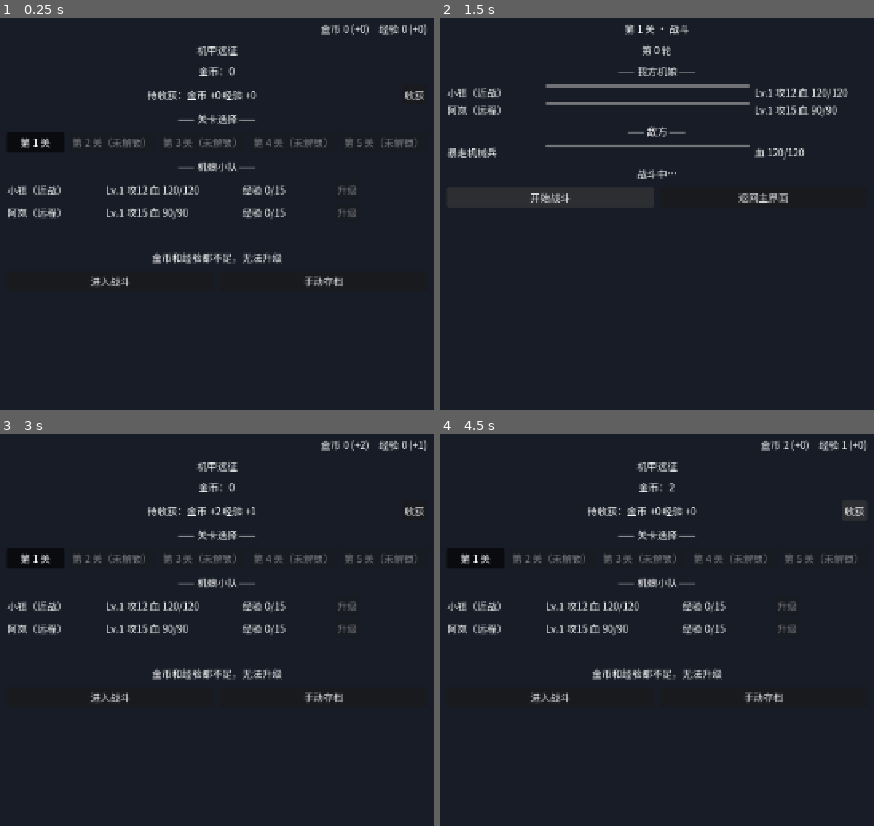
Above: before the commit, frames 1-4 (two rows, left to right).
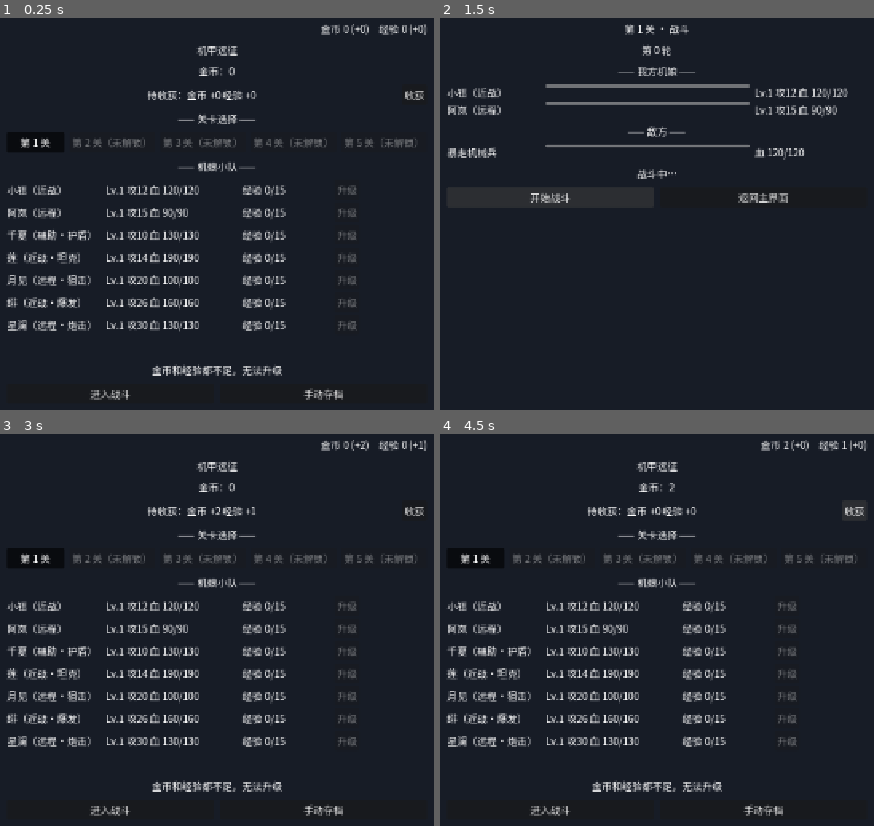
Above: after the commit, the same moments.

Repository: yingqianwang187-wq/jijiayuanzheng
Game: Godot game, scene res://scenes/Main.tscn
The game is run twice, just before and just after one commit, with the same random seed, the same clock (stepped at 60 frames per second) and the same inputs.
Inputs:
- Up to frame 1 (0.25 s): no input
- Up to frame 2 (1.5 s): click "进入战斗" at 0.5 s; click "开始战斗" at 1.25 s
- Up to frame 3 (3 s): click "开始战斗" at 2 s; click "返回主界面" at 2.75 s
- Up to frame 4 (4.5 s): click "手动存档" at 3.5 s; click "收获" at 4.25 s

The runs differ from the first frame. In frame 1, 5.2% of the frame differs, in the area x 1-83%, y 54-98%; in frame 2, nothing differs; in frame 3, 5.2%; in frame 4, 5.2%.

Commit message:
契约 v0.7 补录：存档形状列全 v0.7 字段；记录 B 复核结论（4 决策通过）

Diff:
--- a/scripts/data.gd
+++ b/scripts/data.gd
@@ -114,18 +114,147 @@
 			"spd_amount": UPGRADE_GROWTH_SPD_AMOUNT,
 		},
 	},
+	&"qianxia": {
+		"name": "千夏",
+		"rarity": Rarity.SR,
+		"role": "辅助·护盾",
+		"base_atk": 10,
+		"base_hp": 130,
+		"base_def": 12,
+		"base_spd": 7,
+		"upgrade_cost": { "base": UPGRADE_COST_BASE, "growth": UPGRADE_COST_GROWTH },
+		"growth": {
+			"atk": UPGRADE_GROWTH_ATK,
+			"hp": UPGRADE_GROWTH_HP,
+			"def": UPGRADE_GROWTH_DEF,
+			"spd_every": UPGRADE_GROWTH_SPD_EVERY,
+			"spd_amount": UPGRADE_GROWTH_SPD_AMOUNT,
+		},
+	},
+	&"lian": {
+		"name": "莲",
+		"rarity": Rarity.SR,
+		"role": "近战·坦克",
+		"base_atk": 14,
+		"base_hp": 190,
+		"base_def": 15,
+		"base_spd": 6,
+		"upgrade_cost": { "base": UPGRADE_COST_BASE, "growth": UPGRADE_COST_GROWTH },
+		"growth": {
+			"atk": UPGRADE_GROWTH_ATK,
+			"hp": UPGRADE_GROWTH_HP,
+			"def": UPGRADE_GROWTH_DEF,
+			"spd_every": UPGRADE_GROWTH_SPD_EVERY,
+			"spd_amount": UPGRADE_GROWTH_SPD_AMOUNT,
+		},
+	},
+	&"yuejian": {
+		"name": "月见",
+		"rarity": Rarity.SR,
+		"role": "远程·狙击",
+		"base_atk": 20,
+		"base_hp": 100,
+		"base_def": 6,
+		"base_spd": 12,
+		"upgrade_cost": { "base": UPGRADE_COST_BASE, "growth": UPGRADE_COST_GROWTH },
+		"growth": {
+			"atk": UPGRADE_GROWTH_ATK,
+			"hp": UPGRADE_GROWTH_HP,
+			"def": UPGRADE_GROWTH_DEF,
+			"spd_every": UPGRADE_GROWTH_SPD_EVERY,
+			"spd_amount": UPGRADE_GROWTH_SPD_AMOUNT,
+		},
+	},
+	&"fei": {
+		"name": "绯",
+		"rarity": Rarity.SSR,
+		"role": "近战·爆发",
+		"base_atk": 26,
+		"base_hp": 160,
+		"base_def": 10,
+		"base_spd": 13,
+		"upgrade_cost": { "base": UPGRADE_COST_BASE, "growth": UPGRADE_COST_GROWTH },
+		"growth": {
+			"atk": UPGRADE_GROWTH_ATK,
+			"hp": UPGRADE_GROWTH_HP,
+			"def": UPGRADE_GROWTH_DEF,
+			"spd_every": UPGRADE_GROWTH_SPD_EVERY,
+			"spd_amount": UPGRADE_GROWTH_SPD_AMOUNT,
+		},
+	},
+	&"xinglan": {
+		"name": "星澜",
+		"rarity": Rarity.SSR,
+		"role": "远程·炮击",
+		"base_atk": 30,
+		"base_hp": 130,
+		"base_def": 8,
+		"base_spd": 11,
+		"upgrade_cost": { "base": UPGRADE_COST_BASE, "growth": UPGRADE_COST_GROWTH },
+		"growth": {
+			"atk": UPGRADE_GROWTH_ATK,
+			"hp": UPGRADE_GROWTH_HP,
+			"def": UPGRADE_GROWTH_DEF,
+			"spd_every": UPGRADE_GROWTH_SPD_EVERY,
+			"spd_amount": UPGRADE_GROWTH_SPD_AMOUNT,
+		},
+	},
+}
+
+## 开局已拥有的机娘（设计文档 §9 阶段 0：2 位；契约 §3.8 v0.7：上阵 = 拥有的机娘）
+const START_MECHS := [&"xiao_yu", &"a_lan"]
+
+# ------------------------------------------------------------------
+# 抽卡 / 召唤系统（契约 §3.8、设计文档 §4，阶段 1；数值全部放 Data）
+# ------------------------------------------------------------------
+
+## 抽卡价格（设计文档 §4.3）：单抽 / 十连；新手池半价（共 5 次，见 SUMMON_NOVICE_POOL_LEFT）
+const SUMMON_COST_SINGLE := 300
+const SUMMON_COST_TEN := 2800
+const SUMMON_NOVICE_DISCOUNT := 0.5        # 新手池半价系数
+
+## 出货概率（设计文档 §4.4）：SSR 3% / SR 17% / R 80%
+const SUMMON_RATE_SSR := 0.03
+const SUMMON_RATE_SR := 0.17
+const SUMMON_RATE_R := 0.80
+
+## 保底（设计文档 §4.5）：每 80 抽内必出 ≥1 个 SSR（跨十连累计，出 SSR 后重置）；
+## 十连必出 ≥1 个 SR（无则补一张 SR）；新手池首十连保底出星澜（见 SUMMON_POOLS）
+const SUMMON_PITY_SSR_LIMIT := 80
+
+## 新手福利（设计文档 §4.7）：开局免费十连 ×1；新手池半价共 5 次
+const SUMMON_NOVICE_FREE_TEN := 1          # 免费十连次数（MVP 仅 1 次）
+const SUMMON_NOVICE_POOL_LEFT := 5         # 新手池半价剩余次数（初始）
+
+## 重复机娘 → 碎片换算（设计文档 §4.6 / §8.4：R=10 / SR=20 / SSR=50）
+const FRAGMENT_CONVERT := { Rarity.R: 10, Rarity.SR: 20, Rarity.SSR: 50 }
+
+## 卡池表（设计文档 §4.2，v0.4 定稿）
+##   standard 常驻池 = 全部 7 位（2R + 3SR + 2SSR）
+##   novice   新手池 = 星澜(SSR 首十连保底位) + 千夏/莲(SR) + 小钰/阿岚(R)；半价 ×5
+##   first_ten_pity：新手池首次十连保底必出的机娘 id（首十连保底位，保底位除外按稀有度占比）
+const SUMMON_POOLS := {
+	&"standard": {
+		"name": "常驻池",
+		"members": [&"xiao_yu", &"a_lan", &"qianxia", &"lian", &"yuejian", &"fei", &"xinglan"],
+	},
+	&"novice": {
+		"name": "新手池",
+		"members": [&"xinglan", &"qianxia", &"lian", &"xiao_yu", &"a_lan"],
+		"first_ten_pity": &"xinglan",
+	},
 }
 
 # ------------------------------------------------------------------
 # 关卡数值表（设计文档 §8.4）
 #   字段：enemies 敌人列表（MVP 每关 1 波 = 1 个敌人，用数组以便后续扩展多敌，
 #         v0.2 起数据结构按"敌方每波最多 5 名"预留）/
-#         first_clear_reward 首通奖励金币（§8.4 首通奖励表"金币"列；
-#         钻石为阶段 1 内容，MVP 不做）/
+#         first_clear_reward 首通奖励金币（§8.4 首通奖励表"金币"列）/
+#         first_clear_reward_diamond 首通奖励钻石（§8.4 首通奖励表"钻石"列；阶段 1 起发放）/
 #         victory_reward_exp 战斗胜利经验 = 10 + 关卡 × 3（§8.4 v0.2；
 #         非首通重复胜利也给经验，失败无经验）
 #   说明：
-#     - 非首通通关无金币奖励（设计文档 §3.2：金币来源 = 挂机收获 + 关卡首通）。
+#     - 非首通通关无金币/钻石奖励（设计文档 §3.2：金币来源 = 挂机收获 + 关卡首通）。
 #     - 敌人 def / spd：设计文档 §8.4 敌人表只给出攻击 / 血量，故防御取 0（无减伤）、
 #       速度取 0（敌方后手，契合契约 §1.3"我方全体攻击一次 → 敌方全体攻击一次"的出手顺序）。
 #     - 敌人 name 为 B 补充的占位名（非数值），C 可用图形/头像替代显示。
@@ -137,6 +266,7 @@
 			{ "id": &"enemy_1", "name": "暴走机械兵", "atk": 14, "hp": 120, "def": 0, "spd": 0 },
 		],
 		"first_clear_reward": 100,
+		"first_clear_reward_diamond": 30,
 		"victory_reward_exp": 13,
 	},
 	2: {
@@ -144,6 +274,7 @@
 			{ "id": &"enemy_2", "name": "暴走机械兵", "atk": 17, "hp": 146, "def": 0, "spd": 0 },
 		],
 		"first_clear_reward": 150,
+		"first_clear_reward_diamond": 40,
 		"victory_reward_exp": 16,
 	},
 	3: {
@@ -151,6 +282,7 @@
 			{ "id": &"enemy_3", "name": "暴走机械兵", "atk": 21, "hp": 179, "def": 0, "spd": 0 },
 		],
 		"first_clear_reward": 220,
+		"first_clear_reward_diamond": 50,
 		"victory_reward_exp": 19,
 	},
 	4: {
@@ -158,6 +290,7 @@
 			{ "id": &"enemy_4", "name": "暴走机械兵", "atk": 25, "hp": 218, "def": 0, "spd": 0 },
 		],
 		"first_clear_reward": 320,
+		"first_clear_reward_diamond": 60,
 		"victory_reward_exp": 22,
 	},
 	5: {
@@ -165,6 +298,7 @@
 			{ "id": &"enemy_5", "name": "暴走机械兵", "atk": 31, "hp": 266, "def": 0, "spd": 0 },
 		],
 		"first_clear_reward": 480,
+		"first_clear_reward_diamond": 80,
 		"victory_reward_exp": 25,
 	},
 }
--- a/scripts/game.gd
+++ b/scripts/game.gd
@@ -32,6 +32,16 @@
 ## 战斗经验进个人条；升级时个人条不足自动从余额补
 var exp_balance: int = 0
 
+## 阶段 1 抽卡状态（契约 §3.8，v0.7）
+var diamond: int = 0                              # 钻石（首通奖励 / 抽卡消耗）
+var summon_ticket: int = 0                        # 召唤券（等价钻石；阶段 2 启用来源，先存字段）
+var fragments: Dictionary = {}                    # { StringName id: int } 机娘碎片计数（重复机娘转化）
+var owned_mechs: Dictionary = {}                  # { StringName id: true } 已拥有机娘
+var pity: int = 0                                 # SSR 保底计数（全局，每 80 抽必出 SSR，出 SSR 重置）
+var novice_free_pull: bool = true                 # 开局免费十连是否可用（首次十连免钻石）
+var novice_pool_left: int = 5                     # 新手池半价剩余次数（初始 = Data.SUMMON_NOVICE_POOL_LEFT = 5）
+var novice_first_ten_done: bool = false           # 新手池首十连保底（必出星澜）是否已触发
+
 ## 当前战斗状态（非战斗时 active = false）
 var battle: Dictionary = {
 	"level": 1,
@@ -63,15 +73,38 @@
 	gold = maxi(int(data.get("gold", 0)), 0)
 	exp_balance = maxi(int(data.get("exp_balance", 0)), 0)
 	unlocked_level = clampi(int(data.get("unlocked_level", 1)), 1, Data.MAX_LEVEL)
+	# 阶段 1 抽卡状态恢复（契约 §3.8，v0.7）
+	diamond = maxi(int(data.get("diamond", 0)), 0)
+	summon_ticket = maxi(int(data.get("summon_ticket", 0)), 0)
+	pity = clampi(int(data.get("pity", 0)), 0, Data.SUMMON_PITY_SSR_LIMIT)
+	novice_free_pull = bool(data.get("novice_free_pull", true))
+	novice_pool_left = maxi(int(data.get("novice_pool_left", Data.SUMMON_NOVICE_POOL_LEFT)), 0)
+	novice_first_ten_done = bool(data.get("novice_first_ten_done", false))
+	fragments.clear()
+	var fragments_data: Dictionary = data.get("fragments", {})
+	for key in fragments_data:
+		var frag_id := StringName(str(key))
+		if Data.MECH_GIRLS.has(frag_id):
+			fragments[frag_id] = maxi(int(fragments_data[key]), 0)
+	# 拥有恢复：默认开局 2 位（Data.START_MECHS）+ 存档拥有；只认 Data 中存在的机娘
+	owned_mechs.clear()
+	for mech_id in Data.START_MECHS:
+		owned_mechs[mech_id] = true
+	var owned_data: Dictionary = data.get("owned_mechs", {})
+	for key in owned_data:
+		var mid := StringName(str(key))
+		if Data.MECH_GIRLS.has(mid):
+			owned_mechs[mid] = true
+	# 成长状态只建"已拥有"机娘（未拥有无等级/经验；抽到新机娘时再初始化）
 	mech_levels.clear()
 	mech_exp.clear()
-	for mech_id in Data.MECH_GIRLS:
+	for mech_id in _owned_mech_ids():
 		mech_levels[mech_id] = 1
 		mech_exp[mech_id] = 0
 	var mechs: Dictionary = data.get("mechs", {})
 	for key in mechs:
 		var mech_id := StringName(str(key))
-		if Data.MECH_GIRLS.has(mech_id):
+		if Data.MECH_GIRLS.has(mech_id) and owned_mechs.has(mech_id):
 			var entry: Dictionary = mechs[key]
 			mech_levels[mech_id] = maxi(int(entry.get("level", 1)), 1)
 			mech_exp[mech_id] = maxi(int(entry.get("exp", 0)), 0)
@@ -103,17 +136,19 @@
 	battle_timer.timeout.connect(_on_battle_tick)
 	add_child(battle_timer)
 
-## 发初始状态信号（gold_changed / mech_girl_updated / mech_exp_updated /
-## exp_balance_updated / level_progress_changed / idle_rewards_updated）
+## 发初始状态信号（gold_changed / diamond_changed / mech_girl_updated / mech_exp_updated /
+## exp_balance_updated / level_progress_changed / idle_rewards_updated / owned_mechs_updated）
 func _emit_initial_state() -> void:
 	Contract.gold_changed.emit(gold)
-	for mech_id in Data.MECH_GIRLS:
+	Contract.diamond_changed.emit(diamond)
+	for mech_id in _owned_mech_ids():
 		var s := _mech_stats(mech_id)
 		Contract.mech_girl_updated.emit(mech_id, s.hp, s.atk, s.level)
 		Contract.mech_exp_updated.emit(mech_id, int(mech_exp.get(mech_id, 0)), _upgrade_exp_cost(mech_id, int(mech_levels.get(mech_id, 1))))
 	Contract.exp_balance_updated.emit(exp_balance)
 	Contract.level_progress_changed.emit(unlocked_level)
 	Contract.idle_rewards_updated.emit(roundi(idle_pending), roundi(idle_pending_exp))
+	Contract.owned_mechs_updated.emit(_owned_mech_ids())
 
 ## 由 Data 基础值 + 当前等级计算机娘完整属性（hp 为满血）
 func _mech_stats(mech_id: StringName) -> Dictionary:
@@ -146,7 +181,7 @@
 ## 金币不足同样失败。
 ## ---------------------------------------------------------------
 func upgrade(mech_id: StringName) -> void:
-	if not Data.MECH_GIRLS.has(mech_id):
+	if not Data.MECH_GIRLS.has(mech_id) or not owned_mechs.has(mech_id):
 		return
 	var current_level: int = int(mech_levels.get(mech_id, 1))
 	var current_exp: int = int(mech_exp.get(mech_id, 0))
@@ -191,7 +226,12 @@
 		"mechs": [],
 		"enemies": [],
 	}
+	# 上阵 = 已拥有机娘的前 ≤5 位（按 Data.MECH_GIRLS 声明顺序；契约 §1.2 / §3.8 v0.7）
 	for mech_id in Data.MECH_GIRLS:
+		if not owned_mechs.has(mech_id):
+			continue
+		if battle.mechs.size() >= 5:
+			break
 		var s := _mech_stats(mech_id)
 		battle.mechs.append({ "id": mech_id, "hp": s.hp, "atk": s.atk, "def": s.def, "spd": s.spd, "level": s.level })
 	for e in Data.LEVELS[level].enemies:
@@ -285,6 +325,10 @@
 		if reward > 0:
 			gold += reward
 			Contract.gold_changed.emit(gold)
+		var diamond_reward: int = int(Data.LEVELS[level].first_clear_reward_diamond)
+		if diamond_reward > 0:
+			diamond += diamond_reward
+			Contract.diamond_changed.emit(diamond)
 		var next_level: int = level + 1
 		if next_level <= Data.MAX_LEVEL and next_level > unlocked_level:
 			unlocked_level = next_level
@@ -375,15 +419,172 @@
 func _idle_gold_rate() -> float:
 	return float(Data.IDLE_GOLD_BASE) * pow(float(Data.IDLE_GOLD_GROWTH), float(cleared_levels.size()))
 
+## 已拥有机娘 id 列表（按 Data.MECH_GIRLS 声明顺序；契约 §3.8 v0.7）
+func _owned_mech_ids() -> Array:
+	var ids: Array = []
+	for mech_id in Data.MECH_GIRLS:
+		if owned_mechs.has(mech_id):
+			ids.append(mech_id)
+	return ids
+
+## ---------------------------------------------------------------
+## 抽卡（契约 §3.6 / §3.8 入口，v0.7）
+## 签名：summon(pool: StringName, times: int)
+## 流程：校验 → 计费（免费十连 / 新手池半价 / 全价；钻石不足失败）→ 按概率抽
+##       → 保底处理（80 抽 SSR / 十连 SR / 新手池首十连星澜）→ 新机娘入拥有、
+##       重复转碎片 → 发 diamond_changed / fragments_updated / owned_mechs_updated /
+##       gacha_result → 自动存档
+## ---------------------------------------------------------------
+func summon(pool: StringName, times: int) -> void:
+	if not Data.SUMMON_POOLS.has(pool):
+		return
+	if times != 1 and times != 10:
+		return
+	var cost: int = _summon_cost(pool, times)
+	if cost > 0 and diamond < cost:
+		return  # 钻石不足：失败不发信号
+	# 计费状态消耗：免费十连优先（不耗新手池半价次数），否则新手池半价扣次数
+	if times == 10 and novice_free_pull:
+		novice_free_pull = false
+	elif pool == &"novice" and novice_pool_left > 0:
+		novice_pool_left -= 1
+	if cost > 0:
+		diamond -= cost
+		Contract.diamond_changed.emit(diamond)
+	var pool_cfg: Dictionary = Data.SUMMON_POOLS[pool]
+	# 新手池首十连保底：本次十连第 10 张必出保底位（星澜）
+	var first_ten_pity: bool = (pool == &"novice" and times == 10 and not novice_first_ten_done)
+	if first_ten_pity:
+		novice_first_ten_done = true
+	# 1. 生成原始结果 id 列表（含 SSR 80 保底 / 首十连保底）
+	var raw_ids: Array = []
+	for i in times:
+		raw_ids.append(_roll_with_pity(pool_cfg, first_ten_pity and i == times - 1))
+	# 2. 十连 SR 保底：十连内无 SR+ 则最后一张补为 SR（设计文档 §4.5）
+	if times == 10 and not _ids_contain_sr_plus(raw_ids):
+		raw_ids[times - 1] = _random_member_of_rarity(pool_cfg, Data.Rarity.SR)
+	# 3. 应用结果：新机娘入拥有（初始化成长）、重复转碎片
+	var entries: Array = []
+	var got_new := false
+	for mech_id in raw_ids:
+		var entry := _apply_summon_result(StringName(mech_id))
+		entries.append(entry)
+		if bool(entry.is_new):
+			got_new = true
+	# 4. 结果信号 + 自动存档
+	if got_new:
+		Contract.owned_mechs_updated.emit(_owned_mech_ids())
+	Contract.gacha_result.emit(entries)
+	Save.save_game()
+
+## 单抽内部：SSR 80 保底累计 + 按概率抽一个机娘（契约 §3.8）
+func _roll_with_pity(pool_cfg: Dictionary, force_first_ten: bool) -> StringName:
+	if force_first_ten:
+		# 首十连保底位必出（保底位为 SSR，出 SSR 重置保底计数）
+		pity = 0
+		return StringName(pool_cfg.first_ten_pity)
+	pity += 1
+	var mech_id: StringName = _roll_summon(pool_cfg)
+	var cfg: Dictionary = Data.MECH_GIRLS[mech_id]
+	if int(cfg.rarity) == Data.Rarity.SSR:
+		pity = 0
+	elif pity >= Data.SUMMON_PITY_SSR_LIMIT:
+		# 每 80 抽必出 ≥1 SSR：强制补一张 SSR 并重置
+		mech_id = _random_member_of_rarity(pool_cfg, Data.Rarity.SSR)
+		pity = 0
+	return mech_id
+
+## 按稀有度占比（SSR 3% / SR 17% / R 80%）随机抽一个池内成员
+func _roll_summon(pool_cfg: Dictionary) -> StringName:
+	var roll: float = randf()
+	if roll < Data.SUMMON_RATE_SSR:
+		return _random_member_of_rarity(pool_cfg, Data.Rarity.SSR)
+	elif roll < Data.SUMMON_RATE_SSR + Data.SUMMON_RATE_SR:
+		return _random_member_of_rarity(pool_cfg, Data.Rarity.SR)
+	return _random_member_of_rarity(pool_cfg, Data.Rarity.R)
+
+## 池内某稀有度随机成员；池内无该稀有度（如新手池 SSR 仅保底位）时退回全池随机
+func _random_member_of_rarity(pool_cfg: Dictionary, rarity: int) -> StringName:
+	var candidates: Array = []
+	for mech_id in pool_cfg.members:
+		if int(Data.MECH_GIRLS[mech_id].rarity) == rarity:
+			candidates.append(mech_id)
+	if candidates.is_empty():
+		candidates.assign(pool_cfg.members)
+	return StringName(candidates[randi() % candidates.size()])
+
+## 十连 SR 保底判定：结果中是否有 SR 及以上
+func _ids_contain_sr_plus(ids: Array) -> bool:
+	for mech_id in ids:
+		if int(Data.MECH_GIRLS[mech_id].rarity) >= Data.Rarity.SR:
+			return true
+	return false
+
+## 应用单抽结果：新机娘入拥有（初始化 Lv1 / 经验 0）；重复转碎片（R10/SR20/SSR50）
+## 返回 gacha_result 单项：{ id, rarity, is_new, fragments }
+func _apply_summon_result(mech_id: StringName) -> Dictionary:
+	var cfg: Dictionary = Data.MECH_GIRLS[mech_id]
+	var entry := { "id": mech_id, "rarity": int(cfg.rarity), "is_new": false, "fragments": 0 }
+	if owned_mechs.has(mech_id):
+		# 重复机娘 → 碎片（契约 §3.8 / 设计文档 §4.6）
+		var convert: int = int(Data.FRAGMENT_CONVERT[int(cfg.rarity)])
+		fragments[mech_id] = int(fragments.get(mech_id, 0)) + convert
+		entry["fragments"] = convert
+		Contract.fragments_updated.emit(mech_id, int(fragments[mech_id]))
+	else:
+		owned_mechs[mech_id] = true
+		mech_levels[mech_id] = 1
+		mech_exp[mech_id] = 0
+		entry["is_new"] = true
+	return entry
+
+## ---------------------------------------------------------------
+## 只读：该池该次数所需钻石（契约 §3.6 入口，v0.7；含免费十连 / 新手池半价）
+## 签名：summon_cost(pool: StringName, times: int) -> int
+## ---------------------------------------------------------------
+func summon_cost(pool: StringName, times: int) -> int:
+	return _summon_cost(pool, times)
+
+## 内部计费：与 summon() 完全同源；免费十连 → 0；新手池有半价次数 → 半价
+func _summon_cost(pool: StringName, times: int) -> int:
+	if not Data.SUMMON_POOLS.has(pool):
+		return 0
+	if times != 1 and times != 10:
+		return 0
+	if times == 10 and novice_free_pull:
+		return 0
+	var base: int = Data.SUMMON_COST_SINGLE if times == 1 else Data.SUMMON_COST_TEN
+	if pool == &"novice" and novice_pool_left > 0:
+		return roundi(float(base) * Data.SUMMON_NOVICE_DISCOUNT)
+	return base
+
+## ---------------------------------------------------------------
+## 只读：保底信息（契约 §3.6 入口，v0.7）
+## 签名：summon_pity_info(pool: StringName) -> Dictionary（返回 {progress, remain}）
+## 说明：SSR 保底计数为全局（跨池累计，出 SSR 重置），pool 参数暂不影响结果
+## ---------------------------------------------------------------
+func summon_pity_info(pool: StringName) -> Dictionary:
+	var remain: int = maxi(Data.SUMMON_PITY_SSR_LIMIT - pity, 0)
+	return { "progress": pity, "remain": remain }
+
+## ---------------------------------------------------------------
+## 只读：已拥有机娘 id 列表（契约 §3.6 入口，v0.7）
+## 签名：get_owned_mechs() -> Array
+## ---------------------------------------------------------------
+func get_owned_mechs() -> Array:
+	return _owned_mech_ids()
+
 ## ---------------------------------------------------------------
 ## 只读快照（供 Save.save_game 写档；只读不改任何数值）
 ## 签名：get_save_snapshot() -> Dictionary
 ## 返回：{ gold, exp_balance, mechs{level, exp}, unlocked_level, first_cleared,
-##         idle_pending, idle_pending_exp, idle_last_time }（契约 §3.2，v0.6 存档形状）
+##         idle_pending, idle_pending_exp, idle_last_time, diamond, summon_ticket,
+##         fragments, owned_mechs, pity, novice_free_pull, novice_pool_left,
+##         novice_first_ten_done }（契约 §3.2，v0.7 存档形状）
 ## ---------------------------------------------------------------
 func get_save_snapshot() -> Dictionary:
 	var mechs := {}
-	for mech_id in Data.MECH_GIRLS:
+	for mech_id in _owned_mech_ids():
 		mechs[mech_id] = {
 			"level": int(mech_levels.get(mech_id, 1)),
 			"exp": int(mech_exp.get(mech_id, 0)),
@@ -401,4 +602,12 @@
 		"idle_pending": roundi(idle_pending),
 		"idle_pending_exp": roundi(idle_pending_exp),
 		"idle_last_time": int(idle_last_time),
+		"diamond": diamond,
+		"summon_ticket": summon_ticket,
+		"fragments": fragments,
+		"owned_mechs": owned_mechs,
+		"pity": pity,
+		"novice_free_pull": novice_free_pull,
+		"novice_pool_left": novice_pool_left,
+		"novice_first_ten_done": novice_first_ten_done,
 	}
--- a/scripts/save.gd
+++ b/scripts/save.gd
@@ -20,7 +20,9 @@
 ## 写档：把当前状态（来自 Game 快照）写入 user://save.json
 ## 签名：save_game()（契约 §3.2 / §3.6，无参数；UI / Game 均可调用）
 ## 存档形状：{ gold, exp_balance, idle_pending, idle_pending_exp, idle_last_time,
-##            unlocked_level, first_cleared, mechs{level, exp} }（契约 §3.2，v0.6）
+##            unlocked_level, first_cleared, mechs{level, exp}, diamond, summon_ticket,
+##            fragments{id:int}, owned_mechs{id:true}, pity, novice_free_pull,
+##            novice_pool_left, novice_first_ten_done }（契约 §3.2，v0.7）
 func save_game() -> void:
 	var snapshot: Dictionary = Game.get_save_snapshot()
 	var save_dict := {
@@ -33,6 +35,14 @@
 		"idle_pending": maxi(int(snapshot.get("idle_pending", 0)), 0),
 		"idle_pending_exp": maxi(int(snapshot.get("idle_pending_exp", 0)), 0),
 		"idle_last_time": int(snapshot.get("idle_last_time", 0)),
+		"diamond": maxi(int(snapshot.get("diamond", 0)), 0),
+		"summon_ticket": maxi(int(snapshot.get("summon_ticket", 0)), 0),
+		"fragments": {},
+		"owned_mechs": {},
+		"pity": clampi(int(snapshot.get("pity", 0)), 0, Data.SUMMON_PITY_SSR_LIMIT),
+		"novice_free_pull": bool(snapshot.get("novice_free_pull", true)),
+		"novice_pool_left": maxi(int(snapshot.get("novice_pool_left", 0)), 0),
+		"novice_first_ten_done": bool(snapshot.get("novice_first_ten_done", false)),
 	}
 	var mechs: Dictionary = snapshot.get("mechs", {})
 	for key in mechs:
@@ -46,6 +56,16 @@
 	if first_cleared is Array:
 		for l in first_cleared:
 			save_dict["first_cleared"].append(int(l))
+	var fragments: Dictionary = snapshot.get("fragments", {})
+	for key in fragments:
+		var mech_id := StringName(str(key))
+		if Data.MECH_GIRLS.has(mech_id):
+			save_dict["fragments"][str(key)] = maxi(int(fragments[key]), 0)
+	var owned_mechs: Dictionary = snapshot.get("owned_mechs", {})
+	for key in owned_mechs:
+		var mech_id := StringName(str(key))
+		if Data.MECH_GIRLS.has(mech_id):
+			save_dict["owned_mechs"][str(key)] = true
 	var file := FileAccess.open(SAVE_PATH, FileAccess.WRITE)
 	if file == null:
 		push_warning("Save.save_game: 无法打开存档文件写入：" + SAVE_PATH)
@@ -53,11 +73,10 @@
 	file.store_string(JSON.stringify(save_dict))
 	file.close()
 
-## 读档：返回 { gold, exp_balance, mechs, unlocked_level, first_cleared,
-##            idle_pending, idle_pending_exp, idle_last_time }（契约 §3.2，v0.6 存档形状）
+## 读档：返回契约 §3.2 v0.7 存档形状各字段（详见 save_game 注释）
 ## 失败（文件缺失 / 损坏 / 版本不符 / 字段非法）一律返回默认值并继续运行，不报错崩溃。
-## 钳制：exp ≥ 0、exp_balance ≥ 0、idle_pending ≥ 0、idle_pending_exp ≥ 0、
-##       idle_last_time 非法（非正数/非数字）取当前时间。
+## 钳制：exp/exp_balance/idle_pending/idle_pending_exp/diamond/summon_ticket/fragments ≥ 0、
+##       pity 0..SUMMON_PITY_SSR_LIMIT、idle_last_time 非法（非正数/非数字）取当前时间。
 ## 签名：load_game() -> Dictionary
 func load_game() -> Dictionary:
 	if not FileAccess.file_exists(SAVE_PATH):
@@ -77,7 +96,11 @@
 	if (not parsed_dict.has("gold") or not parsed_dict.has("exp_balance") or not parsed_dict.has("mechs")
 			or not parsed_dict.has("unlocked_level") or not parsed_dict.has("first_cleared")
 			or not parsed_dict.has("idle_pending") or not parsed_dict.has("idle_pending_exp")
-			or not parsed_dict.has("idle_last_time")):
+			or not parsed_dict.has("idle_last_time") or not parsed_dict.has("diamond")
+			or not parsed_dict.has("summon_ticket") or not parsed_dict.has("fragments")
+			or not parsed_dict.has("owned_mechs") or not parsed_dict.has("pity")
+			or not parsed_dict.has("novice_free_pull") or not parsed_dict.has("novice_pool_left")
+			or not parsed_dict.has("novice_first_ten_done")):
 		return _default_data()
 	var result := _default_data()
 	result["gold"] = int(parsed_dict["gold"])
@@ -108,14 +131,37 @@
 	var idle_last_time: Variant = parsed_dict["idle_last_time"]
 	if (idle_last_time is float or idle_last_time is int) and int(idle_last_time) > 0:
 		result["idle_last_time"] = int(idle_last_time)
+	# 阶段 1 抽卡相关（v0.7）
+	result["diamond"] = maxi(int(parsed_dict["diamond"]), 0)
+	result["summon_ticket"] = maxi(int(parsed_dict["summon_ticket"]), 0)
+	result["pity"] = clampi(int(parsed_dict["pity"]), 0, Data.SUMMON_PITY_SSR_LIMIT)
+	result["novice_free_pull"] = bool(parsed_dict["novice_free_pull"])
+	result["novice_pool_left"] = maxi(int(parsed_dict["novice_pool_left"]), 0)
+	result["novice_first_ten_done"] = bool(parsed_dict["novice_first_ten_done"])
+	var fragments: Variant = parsed_dict["fragments"]
+	if fragments is Dictionary:
+		for key in fragments:
+			var mech_id := StringName(str(key))
+			if Data.MECH_GIRLS.has(mech_id):
+				result["fragments"][mech_id] = maxi(int(fragments[key]), 0)
+	var owned_mechs: Variant = parsed_dict["owned_mechs"]
+	if owned_mechs is Dictionary:
+		for key in owned_mechs:
+			var mech_id := StringName(str(key))
+			if Data.MECH_GIRLS.has(mech_id):
+				result["owned_mechs"][mech_id] = true
 	return result
 
-## 默认档数据（契约 §3.2）：金币 0、全局经验余额 0、机娘取 Data 初始配置（Lv1、个人经验 0）、
-## 解锁关卡 1、first_cleared 为空、待收获金币/经验 0、idle_last_time 取当前时间
+## 默认档数据（契约 §3.2，v0.7）：金币/钻石/余额/待收获均 0、机娘取 Data 初始配置
+## （Lv1、个人经验 0）、拥有开局 2 位机娘、解锁关卡 1、first_cleared 为空、
+## pity 0、novice_free_pull 可用、新手池半价剩 5 次、首十连保底未触发
 func _default_data() -> Dictionary:
 	var mechs := {}
-	for mech_id in Data.MECH_GIRLS:
+	for mech_id in Data.START_MECHS:
 		mechs[mech_id] = { "level": 1, "exp": 0 }
+	var owned := {}
+	for mech_id in Data.START_MECHS:
+		owned[mech_id] = true
 	return {
 		"gold": 0,
 		"exp_balance": 0,
@@ -125,4 +171,12 @@
 		"idle_pending": 0,
 		"idle_pending_exp": 0,
 		"idle_last_time": int(Time.get_unix_time_from_system()),
+		"diamond": 0,
+		"summon_ticket": 0,
+		"fragments": {},
+		"owned_mechs": owned,
+		"pity": 0,
+		"novice_free_pull": true,
+		"novice_pool_left": Data.SUMMON_NOVICE_POOL_LEFT,
+		"novice_first_ten_done": false,
 	}
Not shown, changed: docs/变更单.md
Not shown, changed: docs/契约.md
